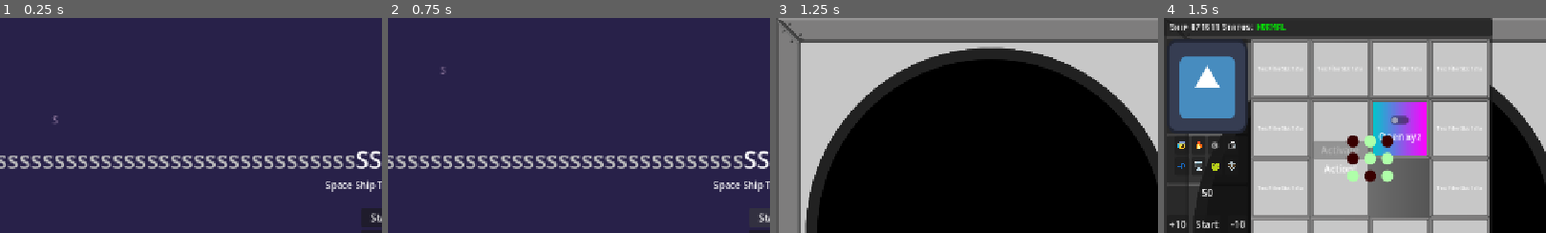
Above: before the commit, frames 1-4 (left to right).
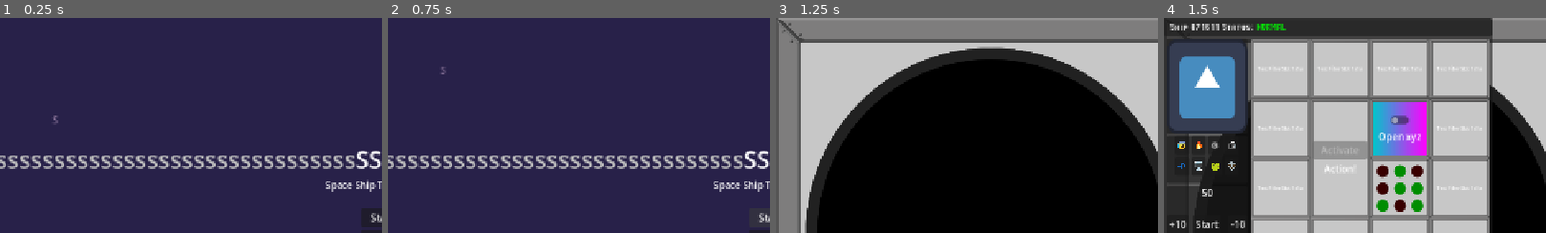
Above: after the commit, the same moments.

Repository: MisterIXI/godot-wildjam-98
Game: Godot game, scene res://scenes/menu/main_menu.tscn
Same seed, same stepped clock (60 frames per second), same inputs: the game is played once before the commit and once after it. The engine's default icon, where the game draws it, is replaced by a stand-in: a white triangle on a blue panel in a dark square. Sound files missing from this copy of the repository are replaced by a short silence.
Inputs (mouse positions are % of the whole screen's width and height, from its top left):
- Up to frame 1 (0.25 s): no input
- Up to frame 2 (0.75 s): click "Start" at 0.5 s
- Up to frame 3 (1.25 s): no input
- Up to frame 4 (1.5 s): tap Enter at 1.25 s; drag from (1, 60) to (60, 28) at 1.27 s
The pictures show only the part of the screen within x 0-50%, y 0-50%; the shares and areas given below are measured in that part.

Frames 1-3 are identical in both runs. In frame 4, 5.0% of the frame differs, in the area x 47-70%, y 54-93%.

Commit message:
module anchor fixes

Diff:
--- a/space-ship-support/scenes/modules/diagnose/mod_diag_led.tscn
+++ b/space-ship-support/scenes/modules/diagnose/mod_diag_led.tscn
@@ -6,14 +6,12 @@
 
 [node name="ModDiagLed" type="Control" unique_id=67337367 node_paths=PackedStringArray("leds")]
 layout_mode = 3
-anchor_right = 0.078
-anchor_bottom = 0.13900001
-offset_right = 0.15999603
-offset_bottom = -0.08000946
+offset_right = 100.0
+offset_bottom = 100.0
 grow_horizontal = 2
 grow_vertical = 2
 script = ExtResource("1_pb5vc")
-led_on_color = Color(0.68764454, 1, 0.6604423, 1)
+led_on_color = Color(0.0014081855, 0.5531791, 2.4835468e-05, 1)
 led_off_color = Color(0.22352941, 0, 0, 1)
 leds = [NodePath("GridContainer/LedTR"), NodePath("GridContainer/LedTR2"), NodePath("GridContainer/LedTR3"), NodePath(" …(193 unchanged characters)…
 
@@ -29,15 +27,11 @@
 
 [node name="GridContainer" type="GridContainer" parent="." unique_id=598876412]
 layout_mode = 1
-anchors_preset = 8
-anchor_left = 0.5
-anchor_top = 0.5
-anchor_right = 0.5
-anchor_bottom = 0.5
-offset_left = -41.5
-offset_top = -41.5
-offset_right = 41.5
-offset_bottom = 41.5
+anchors_preset = -1
+anchor_left = 0.085
+anchor_top = 0.085
+anchor_right = 0.915
+anchor_bottom = 0.915
 grow_horizontal = 2
 grow_vertical = 2
 columns = 3
--- a/space-ship-support/scenes/modules/troubleshoot/mod_fix_keypad.tscn
+++ b/space-ship-support/scenes/modules/troubleshoot/mod_fix_keypad.tscn
@@ -6,13 +6,9 @@
 
 [node name="ModFixKeypad" type="Control" unique_id=420429065 node_paths=PackedStringArray("label")]
 layout_mode = 3
-anchors_preset = 15
-anchor_right = 1.0
-anchor_bottom = 1.0
-offset_right = -1180.0
-offset_bottom = -620.0
-grow_horizontal = 2
-grow_vertical = 2
+anchors_preset = 0
+offset_right = 100.0
+offset_bottom = 100.0
 script = ExtResource("1_8b2fb")
 label = NodePath("MarginContainer/VBoxContainer/Label/Panel/Output")
 
--- a/space-ship-support/scenes/modules/troubleshoot/mod_fix_tank.tscn
+++ b/space-ship-support/scenes/modules/troubleshoot/mod_fix_tank.tscn
@@ -5,13 +5,9 @@
 
 [node name="ModFixTank" type="Control" unique_id=146065310]
 layout_mode = 3
-anchors_preset = 15
-anchor_right = 1.0
-anchor_bottom = 1.0
-offset_right = -1180.0
-offset_bottom = -620.0
-grow_horizontal = 2
-grow_vertical = 2
+anchors_preset = 0
+offset_right = 100.0
+offset_bottom = 100.0
 script = ExtResource("1_ajvvl")
 
 [node name="TextureRect" type="TextureRect" parent="." unique_id=1039676713]
